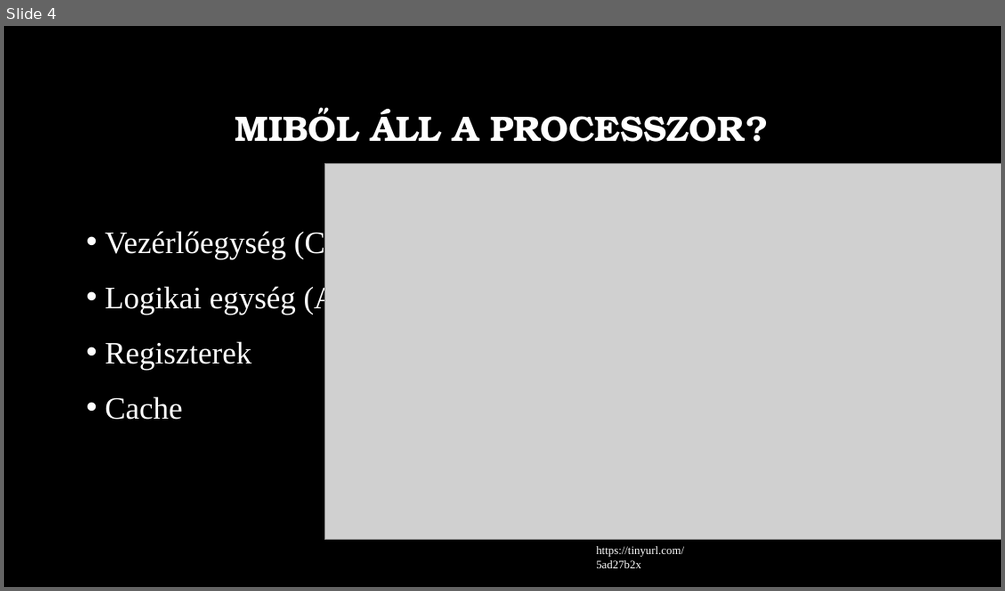
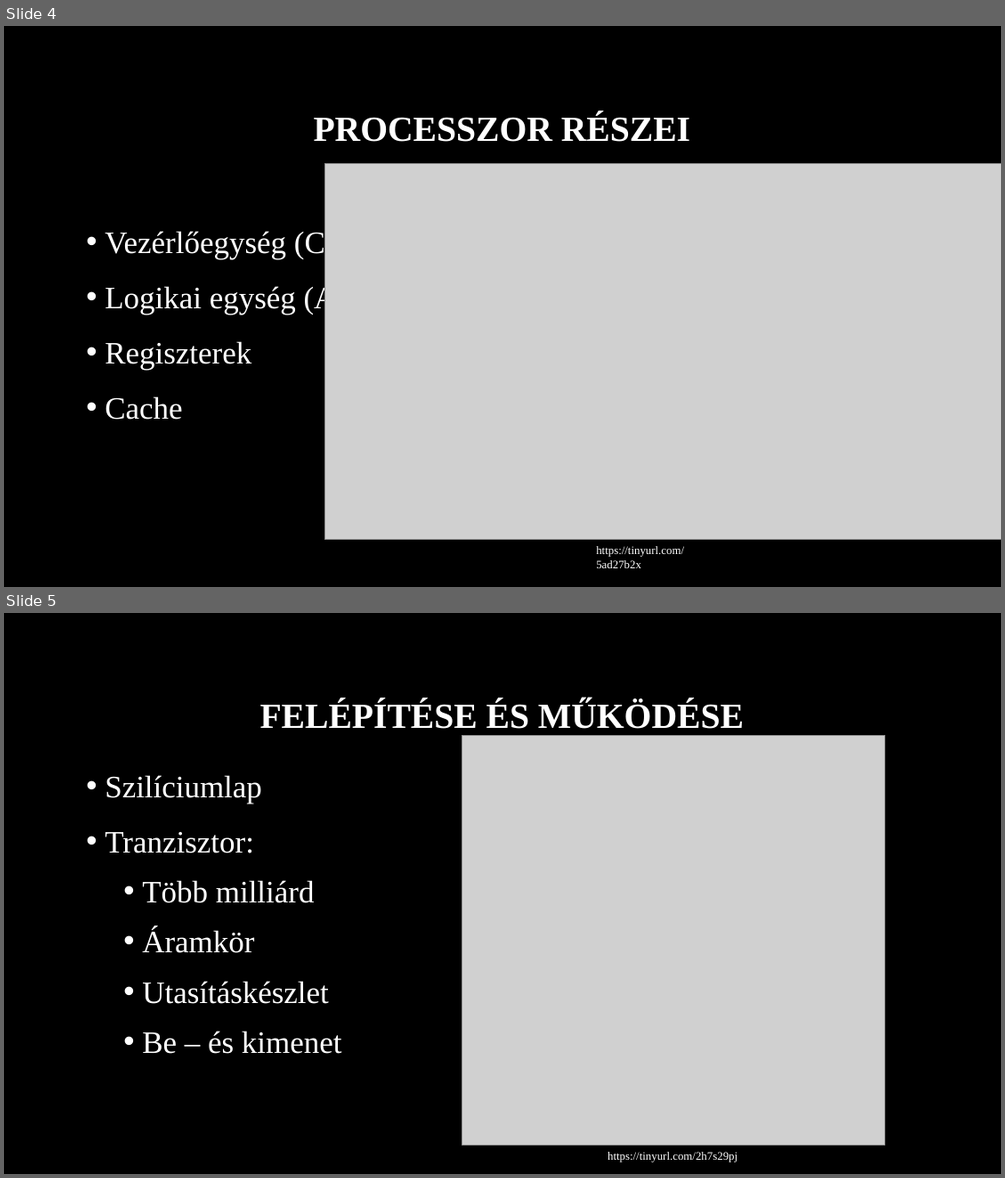
Before and after one commit to MszrsRicsi/Paprika, a slide deck: Processzorok.pptx. Shown one above the other, each under a label of ours: slide 4 before the commit, slides 4 and 5 after it. The pictures are 1005x591 and 1005x1178 pixels, drawn with LibreOffice and Linux fonts; fonts in the diff are those of the drawing; grey boxes stand for pictures; background and template pictures are left out. Boxes give left, top, right and bottom in pixels: in the first picture for what was removed or moved away, otherwise in the second. Text is boxed around its words. In the diff, an @@ line names an element or a change of style, - is before the commit and + after.

Commit message:
Processzorok PPT befejezése

```diff
--- a/Processzorok.pptx
+++ b/Processzorok.pptx
@@ slide 5 added at bbox=[4, 613, 1001, 1174], background picture (left out) @@
@@ title added at bbox=[260, 700, 744, 729], 34 pt, text #FFFFFF, bold @@
+FELÉPÍTÉSE ÉS MŰKÖDÉSE
@@ picture added at bbox=[461, 735, 885, 1144] @@
@@ text added at bbox=[105, 775, 342, 1054], 30 pt, text #FFFFFF @@
+• Szilíciumlap
+• Tranzisztor:
+  • Több milliárd
+  • Áramkör
+  • Utasításkészlet
+  • Be – és kimenet
@@ text added at bbox=[607, 1151, 737, 1162], 11 pt, text #FFFFFF @@
+https://tinyurl.com/2h7s29pj
@@ slide 4 changed as well @@
@@ title at bbox=[314, 113, 690, 142]: text changed; font TeX Gyre Bonum to Times New Roman @@
-MIBŐL ÁLL A PROCESSZOR?
+PROCESSZOR RÉSZEI
```
Also in this commit, not shown: 6 other slides changed, 4 other slides added, 6 slides removed.
